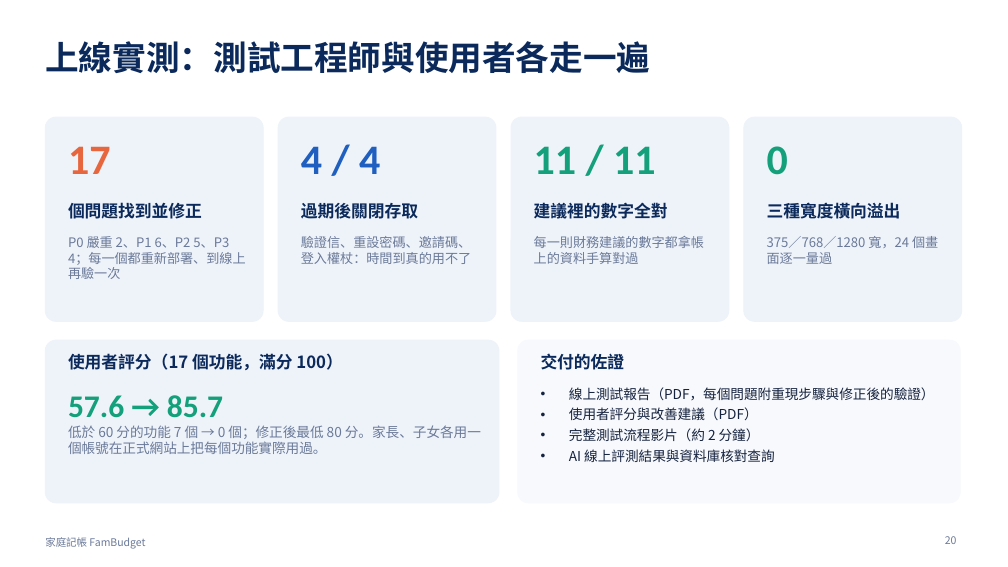
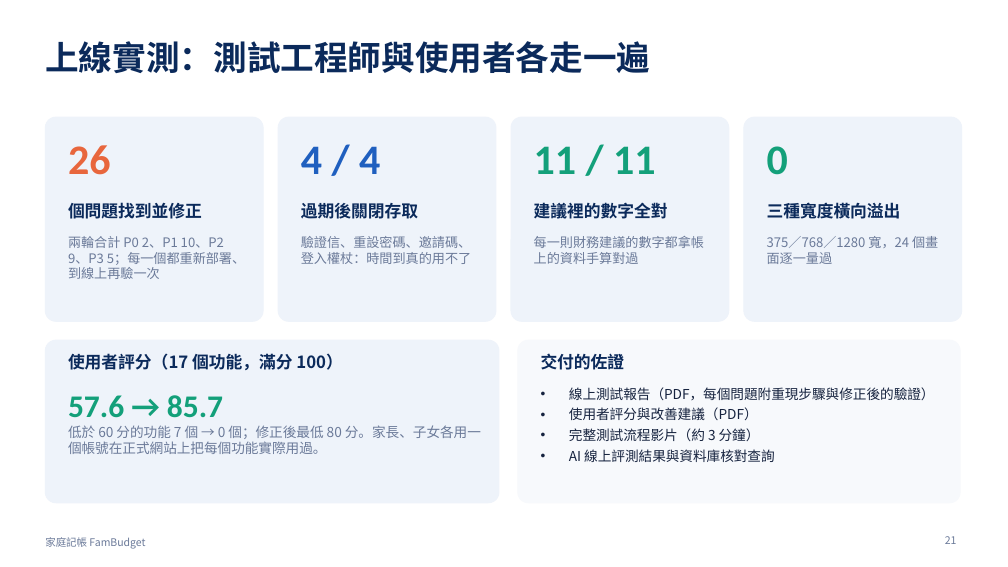
Before and after one commit to cbes502034/final_project, a slide deck: slide 21 of report/家庭記帳_期末報告.pptx (slide 20 before the commit). Drawn at 1008x567 pixels with LibreOffice and Linux fonts; fonts in the diff are those of the drawing. Boxes give left, top, right and bottom in pixels: in the first picture for what was removed or moved away, otherwise in the second. Text is boxed around its words. In the diff, an @@ line names an element or a change of style, - is before the commit and + after.

```diff
--- a/report/家庭記帳_期末報告.pptx
+++ b/report/家庭記帳_期末報告.pptx
@@ text at <box>68,145,111,175</box>: text changed @@
-17
+26
@@ text at <box>68,236,245,279</box>: text changed @@
-P0 嚴重 2、P1 6、P2 5、P3 4；每一個都重新部署、到線上再驗一次
+兩輪合計 P0 2、P1 10、P2 9、P3 5；每一個都重新部署、到線上再驗一次
@@ text at <box>569,428,760,441</box>: text changed @@
-• 完整測試流程影片（約 2 分鐘）
+• 完整測試流程影片（約 3 分鐘）
@@ page number at <box>945,536,957,544</box>: text changed @@
-20
+21
```
Also in this commit, not shown: 7 other slides changed, 1 slide added, 18 other files.
